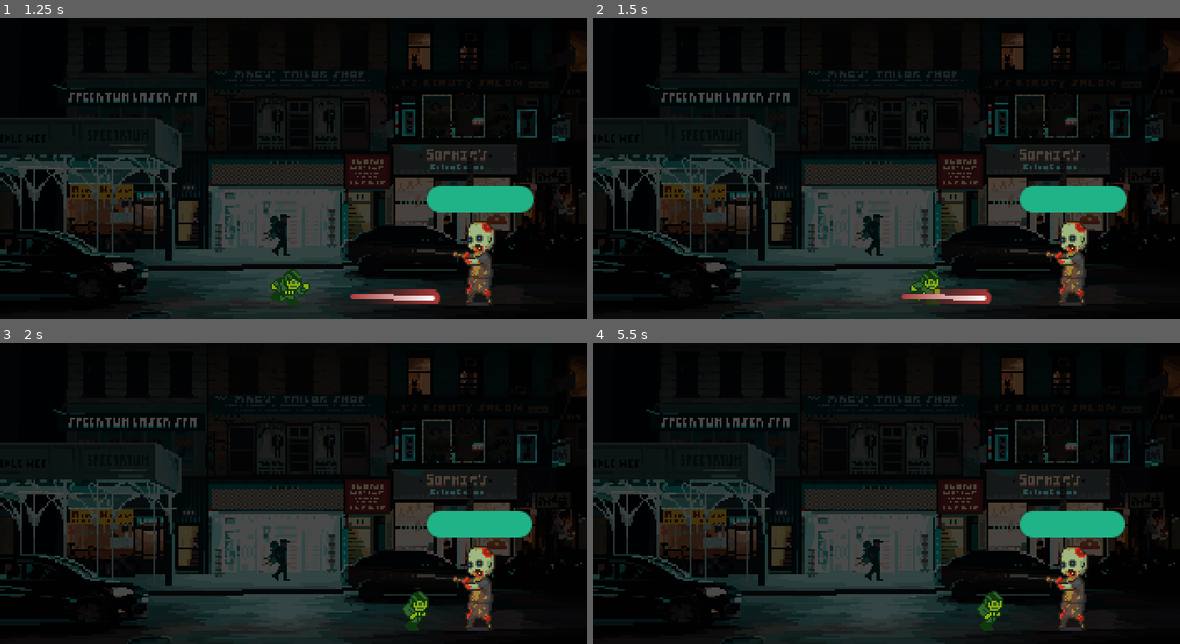
Above: before the commit, frames 1-4 (two rows, left to right).
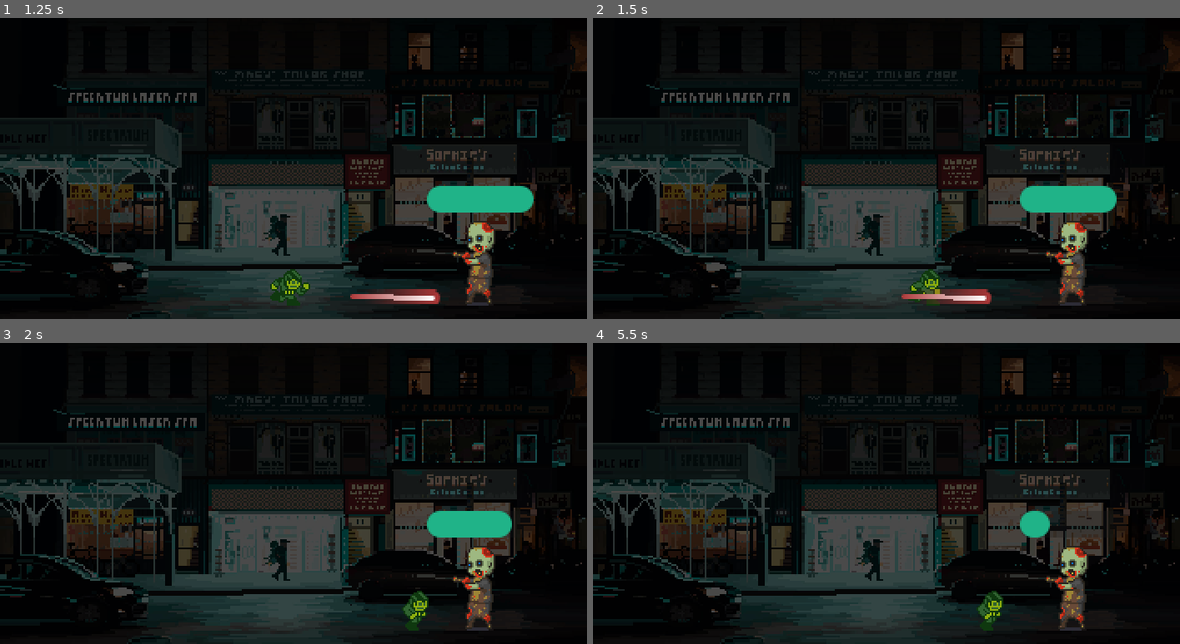
Above: after the commit, the same moments.

Repository: blacksagres/streets-of-evil
Game: Godot game, scene res://world.tscn
Same seed, same stepped clock (60 frames per second), same inputs: the game is played once before the commit and once after it.
Inputs:
- Up to frame 1 (1.25 s): tap Enter (ui_accept) at 0.5, 0.77 s; hold Right (ui_right) from 0.53 s (still down); tap Space (shoot) at 0.6 s
- Up to frame 2 (1.5 s): keep holding Right (ui_right); tap Space (shoot) at 1.35 s
- Up to frame 3 (2 s): keep holding Right (ui_right); tap Enter (ui_accept) at 1.52 s
- Up to frame 4 (5.5 s): release Right (ui_right) at 2.03 s; hold Left (ui_left) 2.03-2.78 s; tap Space (shoot) every 0.75 s from 2.1 to 5.1 s; hold Right (ui_right) 2.78-4.28 s; tap Enter (ui_accept) at 3.02, 3.77, 4.25, 4.52 s; hold Left (ui_left) 4.28-5.03 s; hold Right (ui_right) from 5.03 s (still down)

Frame 1 is identical in both runs. In frame 2, 0.2% of the frame differs, in the area x 87-91%, y 55-65%; in frame 3, 0.3%; in frame 4, 1.2%, in the area x 76-91%, y 55-65%.

Commit message:
now we are shooting the enemy

Diff:
--- a/characters/enemy.gd
+++ b/characters/enemy.gd
@@ -19,11 +19,20 @@
 
 # Signal responses
 
-func on_received_damage(hit_box: Hitbox) -> void:
-	print('"Oh no!" - Enemy says... ', hit_box.damage, ' damage!')
-	#healthbar.current_health_changed_signal.
-	# better to have function that deals damage?
-	healthbar.update_current_health(-hit_box.damage)
+func on_received_damage(hit_box: Area2D) -> void:
+
+	if hit_box.has_method('get_hit_info'):
+		var hit_info = hit_box.get_hit_info()
+		#healthbar.current_health_changed_signal.
+		# better to have function that deals damage?
+		healthbar.update_current_health(-hit_info.damage)
+		print('"Oh no!" - Enemy says... ', hit_info.damage, ' damage!')
+
+
+	if hit_box.has_method('destroy_projectile'):
+		hit_box.destroy_projectile()
+
+
 
 # make signal trigger animation?
 func on_current_health_changed(amount: float) -> void:
--- a/characters/enemy.tscn
+++ b/characters/enemy.tscn
@@ -24,7 +24,9 @@
 
 [node name="Hurtbox" type="Area2D" parent="."]
 unique_name_in_owner = true
-collision_layer = 2
+collision_layer = 0
+collision_mask = 3
+monitorable = false
 script = ExtResource("2_nhupr")
 
 [node name="CollisionShape2D" type="CollisionShape2D" parent="Hurtbox"]
--- a/characters/hurtbox.gd
+++ b/characters/hurtbox.gd
@@ -12,10 +12,4 @@
 		print('Unexpected collision in hurtbox, hitbox is null.' )
 		return;
 
-	if hit_box.has_method('get_hit_info'):
-		var hit_info = hit_box.get_hit_info()
-		print('Hurtbox was dealt ', hit_info.damage, ' damage!')
-
-	print('new damage type!')
-
 	hit_taken_signal.emit(hit_box)
--- a/components/weapons/Bullet.tscn
+++ b/components/weapons/Bullet.tscn
@@ -7,8 +7,9 @@
 radius = 5.0
 
 [node name="Bullet" type="Area2D"]
-collision_layer = 0
-collision_mask = 2
+collision_layer = 2
+collision_mask = 0
+monitoring = false
 script = ExtResource("1_hnhcj")
 
 [node name="Projectile" type="Sprite2D" parent="."]
--- a/components/weapons/bullet.gd
+++ b/components/weapons/bullet.gd
@@ -5,16 +5,14 @@
 const SPEED := 200
 const DAMAGE = 10
 
-signal on_handgun_bullet_hit(area: Area2D)
-
-func _ready() -> void:
-	connect('area_entered', on_hit)
-
 # Called every frame. 'delta' is the elapsed time since the previous frame.
 func _process(delta: float) -> void:
 	position += transform.x * SPEED * delta
 
-func on_hit(area: Area2D) ->void:
-	on_handgun_bullet_hit.emit(area)
-	print("BANG BANG")
+func get_hit_info() -> Dictionary:
+	return {
+		damage = DAMAGE
+	}
+
+func destroy_projectile() -> void:
 	queue_free()
